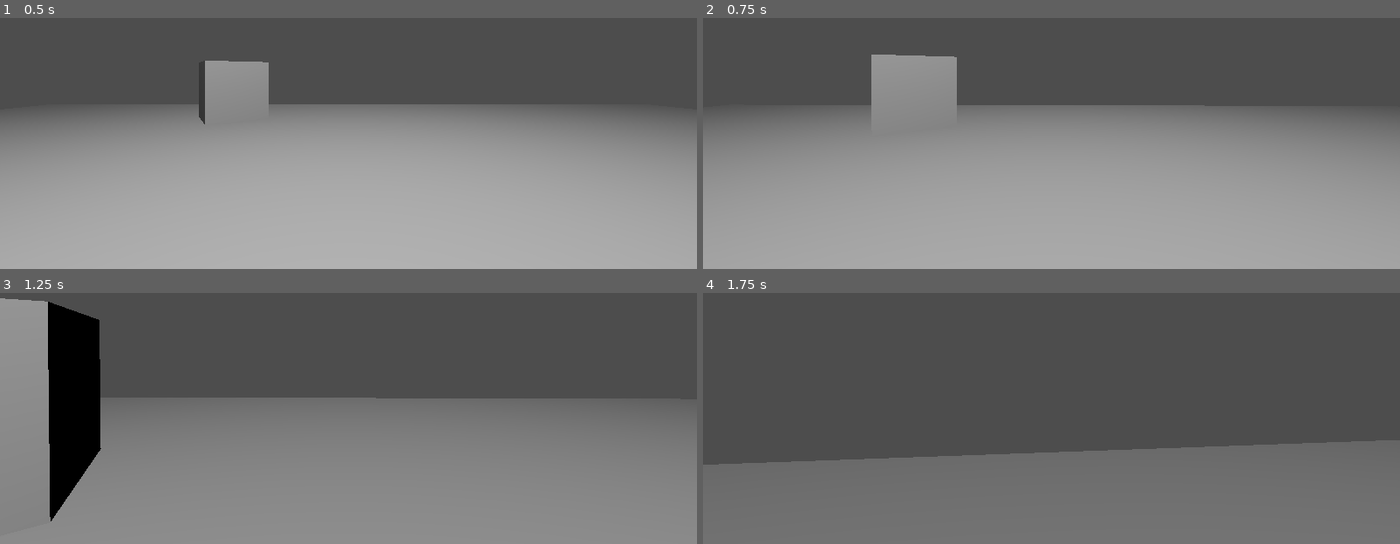
Above: before the commit, frames 1-4 (two rows, left to right).
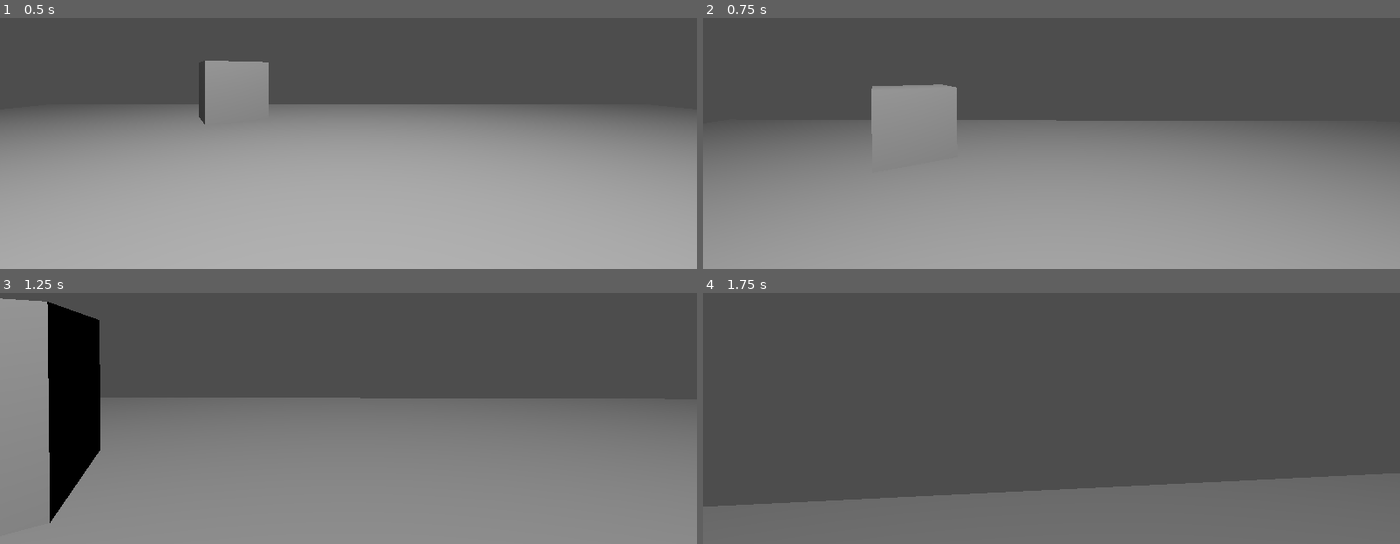
Above: after the commit, the same moments.

Repository: Raphalex46/TheBloodyRaise
Game: Godot game, scene res://test_scenes/player_test.tscn
Two runs of this game, one before a commit and one after it. Both use one fixed random seed, a clock stepped at 60 frames per second and the inputs below. This scene is started directly instead of the project's main scene.
Inputs (mouse positions are in pixels of both pictures, inside the frame that each line leads up to):
- Up to frame 1 (0.5 s): no input
- Up to frame 2 (0.75 s): tap Enter at 0.5 s; move the mouse to (1044, 80) at 0.52 s; hold W (move_forwards) from 0.53 s (still down); tap Space (jump, bound only after the commit) at 0.6 s
- Up to frame 3 (1.25 s): keep holding W (move_forwards); tap Space (jump, bound only after the commit) at 0.77, 1.07 s
- Up to frame 4 (1.75 s): keep holding W (move_forwards); move the mouse to (1100, 353) at 1.27 s; tap Space (jump, bound only after the commit) at 1.35, 1.52 s

Frame 1 is identical in both runs. In frame 2, 5.1% of the frame differs, in the area x 0-100%, y 14-43%; in frame 3, less than 0.1%; in frame 4, 15%, in the area x 0-100%, y 59-86%.

Commit message:
gameplay: handle jumping

Diff:
--- a/entities/characters/player/player_controller.gd
+++ b/entities/characters/player/player_controller.gd
@@ -8,6 +8,7 @@
 
 @export var speed: float = 5 # Walking speed
 @export var acceleration: float = 100 # Walking acceleration
+@export var jump_height: float = 1 # Jumping height
 
 @onready var camera : Camera3D = $Camera # Camera node
 
@@ -29,8 +30,12 @@
 			_rotate_camera(dir)
 
 func _physics_process(delta: float) -> void:
+	# Handle jumps
+	var jumping: bool
+	if Input.is_action_just_pressed(&"jump"):
+		jumping = true
 	# Add up all computed velocity and move
-	velocity = _walk(delta) + _gravity(delta)
+	velocity = _walk(delta) + _gravity(delta) + _jump(delta, jumping)
 	move_and_slide()
 
 
@@ -59,3 +64,16 @@
 	else:
 		grav_vel = grav_vel.move_toward(Vector3(0, velocity.y - gravity, 0), gravity * delta)
 	return grav_vel
+
+# Handle jump velocity
+func _jump(delta: float, jumping: bool) -> Vector3:
+	if jumping:
+		# Only give jump impulse if on the floor
+		if is_on_floor():
+			jump_vel = Vector3(0, sqrt(2 * jump_height * gravity), 0)
+		return jump_vel
+	if is_on_floor() or is_on_ceiling_only():
+		jump_vel = Vector3.ZERO
+	else:
+		jump_vel = jump_vel.move_toward(Vector3.ZERO, gravity * delta)
+	return jump_vel
--- a/project.godot
+++ b/project.godot
@@ -37,6 +37,11 @@
 "events": [Object(InputEventKey,"resource_local_to_scene":false,"resource_name":"","device":-1,"window_id":0,"alt_press …(192 unchanged characters)…
 ]
 }
+jump={
+"deadzone": 0.2,
+"events": [Object(InputEventKey,"resource_local_to_scene":false,"resource_name":"","device":-1,"window_id":0,"alt_pressed":false,"shift_pressed":false,"ctrl_pressed":false,"meta_pressed":false,"pressed":false,"keycode":0,"physical_keycode":32,"key_label":0,"unicode":32,"location":0,"echo":false,"script":null)
+]
+}
 
 [rendering]
 
